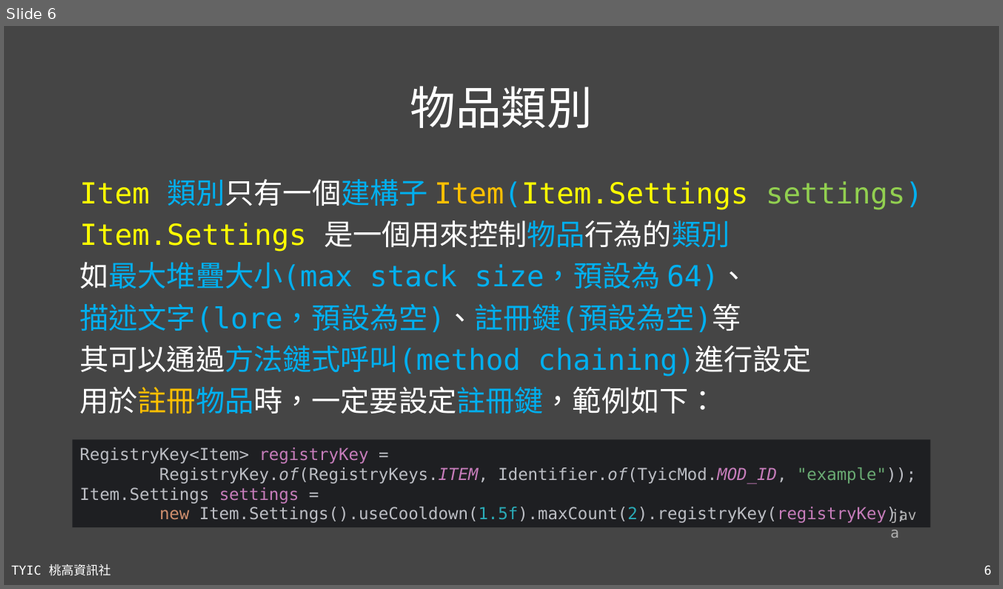
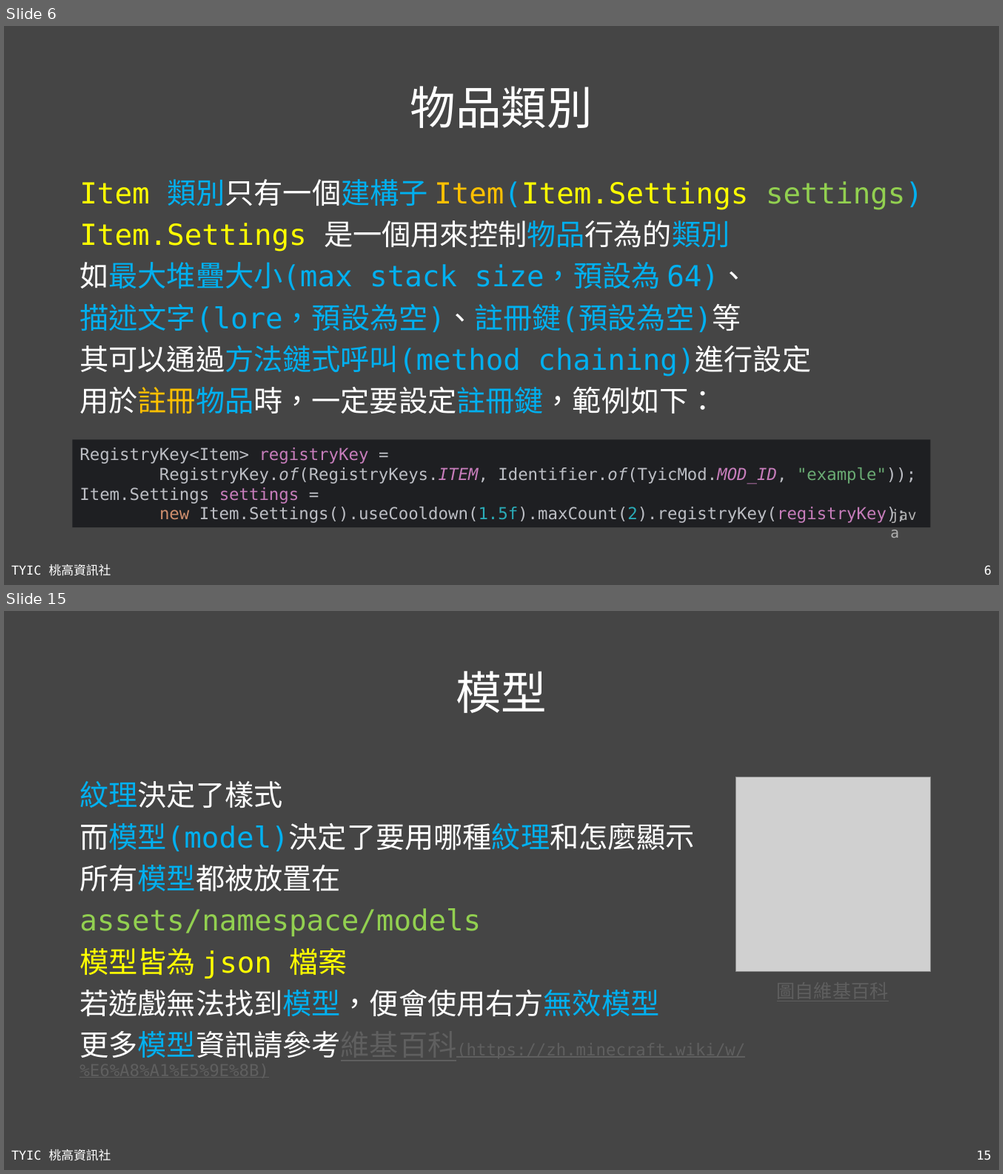
Before and after one commit to TYSHIC/slides, a slide deck: ppt/51_Java 專案：物品.pptx. Shown one above the other, each under a label of ours: slide 6 before the commit, slides 6 and 15 after it; the slides between them are not shown. The pictures are 1003x589 and 1003x1174 pixels, drawn with LibreOffice and Linux fonts; fonts in the diff are those of the drawing; grey boxes stand for pictures. Boxes give left, top, right and bottom in pixels: in the first picture for what was removed or moved away, otherwise in the second. Text is boxed around its words. In the diff, an @@ line names an element or a change of style, - is before the commit and + after.

```diff
--- a/ppt/51_Java 專案：物品.pptx
+++ b/ppt/51_Java 專案：物品.pptx
@@ slide 15 added at bbox=[4, 611, 999, 1170], background #454545; not listed: 2 template elements that a slide beside it also shows @@
@@ title added at bbox=[455, 671, 546, 713], 44 pt, text #FFFFFF @@
+模型
@@ text added at bbox=[79, 781, 694, 1059], 28 pt, text #5F5F5F @@
+紋理決定了樣式
+而模型(model)決定了要用哪種紋理和怎麼顯示
+所有模型都被放置在
+assets/namespace/models
+模型皆為 json 檔案
+若遊戲無法找到模型，便會使用右方無效模型
+更多模型資訊請參考維基百科(https://zh.minecraft.wiki/w/%E6%A8%A1%E5%9E%8B)
@@ picture added at bbox=[736, 777, 930, 972] @@
```
Also in this commit, not shown: 3 slides changed, 18 other slides added, 16 other files.
